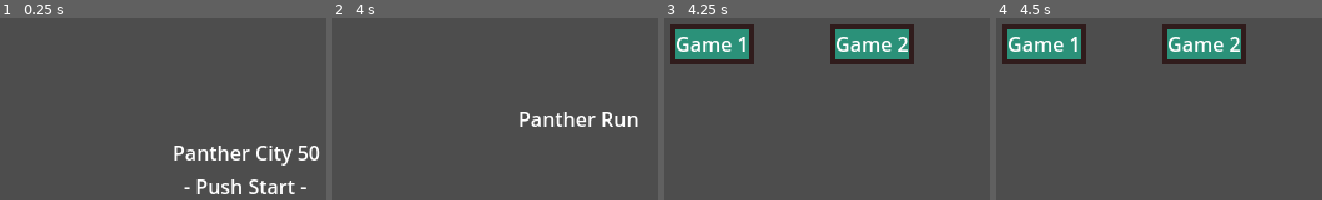
Above: before the commit, frames 1-4 (left to right).
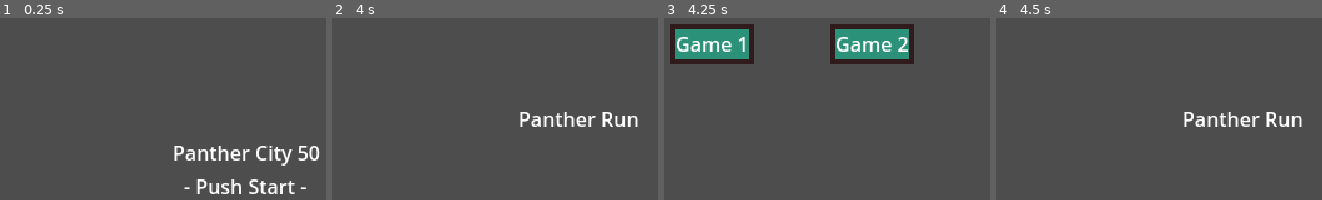
Above: after the commit, the same moments.

Repository: Panther-City-Game-Guild/PantherCity50
Game: Godot game, scene res://BaseGame/Scenes/Title.tscn
Same seed, same stepped clock (60 frames per second), same inputs: the game is played once before the commit and once after it.
Inputs (mouse positions are in pixels of both pictures, inside the frame that each line leads up to):
- Up to frame 1 (0.25 s): no input
- Up to frame 2 (4 s): tap Enter (ui_accept) at 0.5, 0.6, 0.77, 1.07, 1.25, 2, 2.3, 2.75, 3.5, 3.77, 3.8 s; move the mouse to (outside the picture) at 0.52 s; hold Right (ui_right) 0.53-1.25 s; click (outside the picture) at 0.67 s; drag from (380, 43) to (outside the picture) at 1.27 s; move the mouse to (657, 70) at 2.02 s; hold Right (ui_right) 2.03-2.75 s; tap O at 2.1 s; drag from (outside the picture) to (338, 101) at 2.77 s; move the mouse to (outside the picture) at 3.52 s; hold Left (ui_left) from 3.53 s (still down); tap Shift at 3.6 s
- Up to frame 3 (4.25 s): keep holding Left (ui_left); tap Enter (ui_accept) at 4.07 s; tap Escape (ui_cancel) at 4.15 s
- Up to frame 4 (4.5 s): release Left (ui_left) at 4.25 s; drag from (1044, 43) to (1123, 56) at 4.27 s

Frames 1-3 are identical in both runs. In frame 4, 13% of the frame differs, in the area x 1-94%, y 3-60%.
Error before the commit: Trying to assign value of type 'game_selection.gd' to a variable of type 'game_root.gd'. (res://BaseGame/Scripts/scene_manager.gd:5)

Commit message:
Fix foler names and fix bug in pr

Diff:
--- a/panther-city-50/BaseGame/Scenes/game_selection.tscn
+++ b/panther-city-50/BaseGame/Scenes/game_selection.tscn
@@ -2,8 +2,8 @@
 
 [ext_resource type="Script" path="res://BaseGame/Scripts/game_selection.gd" id="1_o5o45"]
 [ext_resource type="PackedScene" uid="uid://cpv30ys7cri18" path="res://BaseGame/Scenes/game_icon.tscn" id="2_gmh68"]
-[ext_resource type="PackedScene" uid="uid://bxm83yrjwjamq" path="res://PantherRun/PantherRunTitle.tscn" id="3_dduoo"]
-[ext_resource type="PackedScene" uid="uid://bnah6d37dam5s" path="res://ZooEscape/Scene/ZETitle.tscn" id="4_7204n"]
+[ext_resource type="PackedScene" uid="uid://bxm83yrjwjamq" path="res://PantherRun/Scenes/PantherRunTitle.tscn" id="3_dduoo"]
+[ext_resource type="PackedScene" uid="uid://bnah6d37dam5s" path="res://ZooEscape/Scenes/ZETitle.tscn" id="4_7204n"]
 
 [node name="GameSelection" type="Node2D"]
 script = ExtResource("1_o5o45")
--- a/panther-city-50/BaseGame/Scripts/game_root.gd
+++ b/panther-city-50/BaseGame/Scripts/game_root.gd
@@ -1,4 +1,7 @@
 class_name GameRoot extends Node2D
+
+func _ready() -> void:
+	SceneManager.gameRoot = self
 
 func _process(_delta: float) -> void:
 	if Input.is_action_just_pressed("toggle_settings_manager"):
--- a/panther-city-50/BaseGame/Scripts/scene_manager.gd
+++ b/panther-city-50/BaseGame/Scripts/scene_manager.gd
@@ -1,8 +1,9 @@
 extends Node
 
+# this is set by gameroot when it is ready
+@onready var gameRoot: GameRoot
+
 func GoToNewScenePacked(OldScene, NewScene: PackedScene) -> void:
-	var rootNode = get_tree().root
-	var gameRoot: GameRoot = rootNode.get_child(rootNode.get_child_count() - 1)
 	gameRoot.GoToNextScene(OldScene, NewScene)
 
 func GoToNewSceneString(OldScene, NewScene: String) -> void:
--- a/panther-city-50/BaseGame/Scripts/title.gd
+++ b/panther-city-50/BaseGame/Scripts/title.gd
@@ -3,4 +3,4 @@
 # Called every frame. 'delta' is the elapsed time since the previous frame.
 func _process(_delta: float) -> void:
 	if(Input.is_action_just_pressed("ui_accept")):
-		get_tree().change_scene_to_file("res://BaseGame/Scenes/GameRoot.tscn")
+		get_tree().change_scene_to_file(Scenes.GameRootScene)
--- a/panther-city-50/GlobalScripts/scenes.gd
+++ b/panther-city-50/GlobalScripts/scenes.gd
@@ -2,13 +2,13 @@
 
 # This global will keep track of Scene names for easy switching
 @onready var BaseGameTitle := "res://BaseGame/Scenes/Title.tscn"
-@onready var SceneManager := "res://BaseGame/Scenes/scene_manager.tscn"
 @onready var SettingsManager := "res://BaseGame/Scenes/settings_manager.tscn"
 @onready var GameSelection := "res://BaseGame/Scenes/game_selection.tscn"
+@onready var GameRootScene := "res://BaseGame/Scenes/GameRoot.tscn"
 
 # Panther Run Scenss
-@onready var PantherRunTitle := "res://PantherRun/PantherRunTitle.tscn"
+@onready var PantherRunTitle := "res://PantherRun/Scenes/PantherRunTitle.tscn"
 
 # Panther Escape Scenes
-@onready var ZETitle := "res://ZooEscape/Scene/ZETitle.tscn"
-@onready var ZEDebug := "res://ZooEscape/Scene/ZEDebug.tscn"
+@onready var ZETitle := "res://ZooEscape/Scenes/ZETitle.tscn"
+@onready var ZEDebug := "res://ZooEscape/Scenes/ZEDebug.tscn"
--- a/panther-city-50/PantherRun/PantherRunTitle.tscn
+++ b/panther-city-50/PantherRun/Scenes/PantherRunTitle.tscn
@@ -1,6 +1,6 @@
 [gd_scene load_steps=2 format=3 uid="uid://bxm83yrjwjamq"]
 
-[ext_resource type="Script" path="res://PantherRun/panther_run_title.gd" id="1_3ypj4"]
+[ext_resource type="Script" path="res://PantherRun/Scripts/panther_run_title.gd" id="1_3ypj4"]
 
 [node name="PantherRunTitle" type="Node2D"]
 script = ExtResource("1_3ypj4")
--- a/panther-city-50/PantherRun/panther_run_title.gd
+++ b/panther-city-50/PantherRun/Scripts/panther_run_title.gd
@@ -9,4 +9,4 @@
 # Called every frame. 'delta' is the elapsed time since the previous frame.
 func _process(_delta: float) -> void:
 	if Input.is_action_just_pressed("ui_cancel"):
-		get_tree().change_scene_to_file(Scenes.GameSelection)
+		SceneManager.GoToNewSceneString(self, Scenes.GameSelection)
--- a/panther-city-50/ZooEscape/Scene/ZEDebug.tscn
+++ b/panther-city-50/ZooEscape/Scenes/ZEDebug.tscn
@@ -1,10 +1,10 @@
 [gd_scene load_steps=6 format=4 uid="uid://catmq3n8ijbp6"]
 
 [ext_resource type="Script" path="res://ZooEscape/Scripts/ZELevelManager.gd" id="1_68k30"]
-[ext_resource type="TileSet" uid="uid://hxah5dywgaym" path="res://ZooEscape/Scene/TileSets/ZETiles.tres" id="1_d2x4x"]
+[ext_resource type="TileSet" uid="uid://hxah5dywgaym" path="res://ZooEscape/Scenes/TileSets/ZETiles.tres" id="1_d2x4x"]
 [ext_resource type="Script" path="res://ZooEscape/Scripts/ZESteakManager.gd" id="2_bxppo"]
-[ext_resource type="PackedScene" uid="uid://3ah88dbq7yi4" path="res://ZooEscape/Scene/ZEPlayer.tscn" id="2_ykc06"]
-[ext_resource type="PackedScene" uid="uid://cs2ar6co6wa5" path="res://ZooEscape/Scene/ZESteak.tscn" id="5_h7q7r"]
+[ext_resource type="PackedScene" uid="uid://3ah88dbq7yi4" path="res://ZooEscape/Scenes/ZEPlayer.tscn" id="2_ykc06"]
+[ext_resource type="PackedScene" uid="uid://cs2ar6co6wa5" path="res://ZooEscape/Scenes/ZESteak.tscn" id="5_h7q7r"]
 
 [node name="Debug" type="Node2D"]
 script = ExtResource("1_68k30")
Renamed: panther-city-50/ZooEscape/Scene/TileSets/ZETiles.tres -> panther-city-50/ZooEscape/Scenes/TileSets/ZETiles.tres
Renamed: panther-city-50/ZooEscape/Scene/ZEPlayer.tscn -> panther-city-50/ZooEscape/Scenes/ZEPlayer.tscn
Renamed: panther-city-50/ZooEscape/Scene/ZESteak.tscn -> panther-city-50/ZooEscape/Scenes/ZESteak.tscn
Not shown: 2 places in panther-city-50/ZooEscape/Scenes/ZETitle.tscn that only renumber resources
